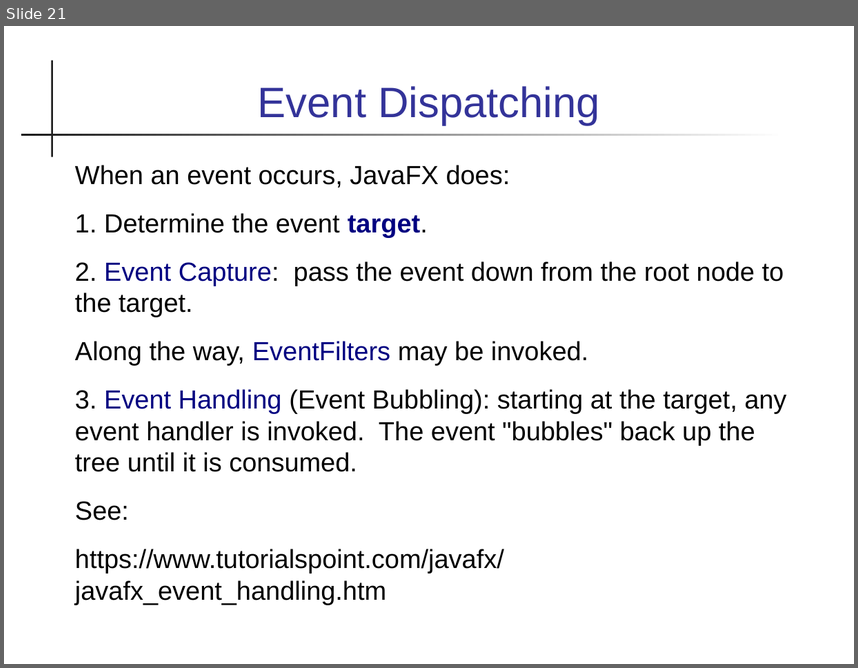
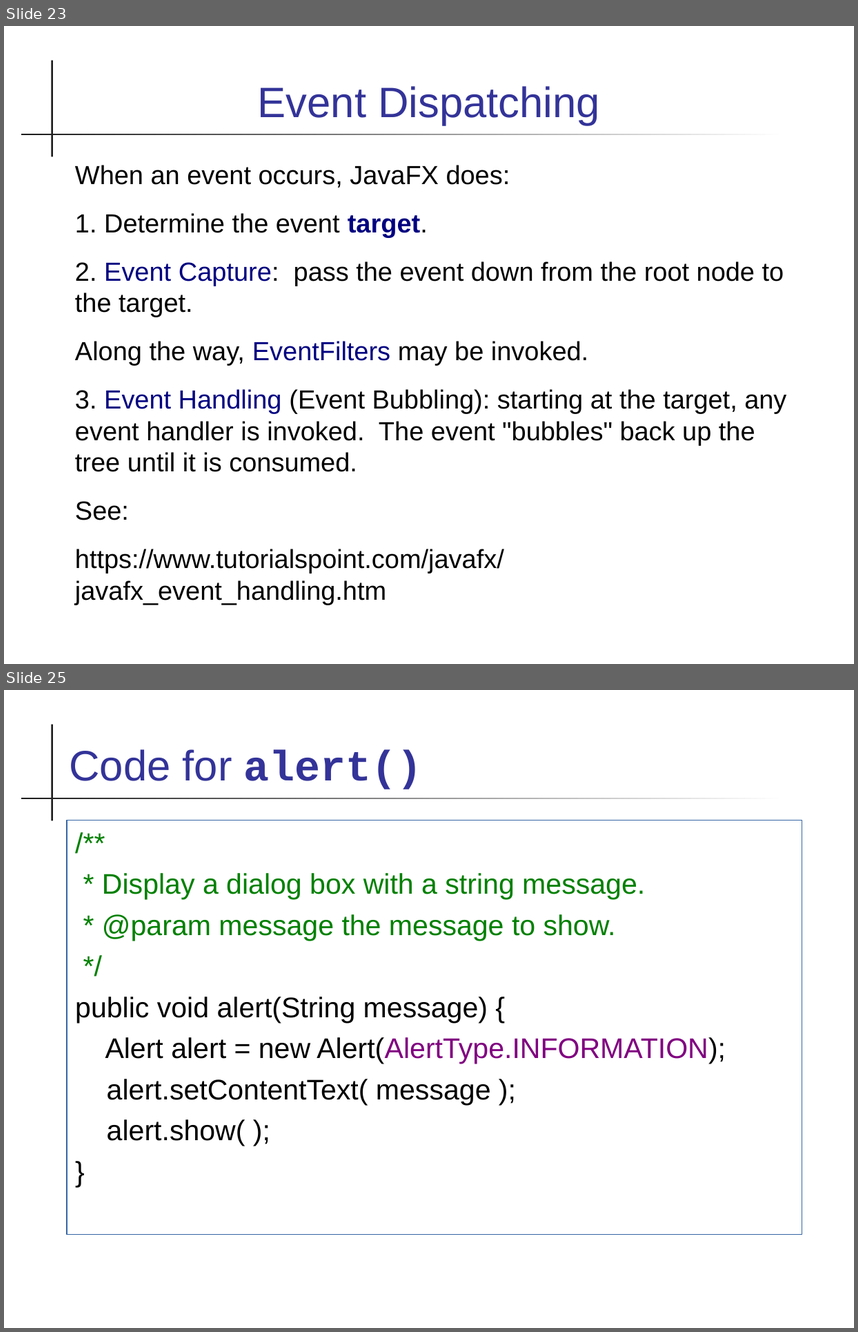
Before and after one commit to skeoop/skeoop.github.io, a slide deck: javafx/Event-Handling.ppt. Shown one above the other, each under a label of ours: slide 21 before the commit, slides 23 and 25 after it; the slides between them are not shown. The pictures are 858x668 and 858x1332 pixels, drawn with LibreOffice and Linux fonts; fonts in the diff are those of the drawing. Boxes give left, top, right and bottom in pixels: in the first picture for what was removed or moved away, otherwise in the second. Text is boxed around its words. In the diff, an @@ line names an element or a change of style, - is before the commit and + after.

```diff
--- a/javafx/Event-Handling.ppt
+++ b/javafx/Event-Handling.ppt
@@ slide 25 added at [4, 690, 854, 1328], background #FFFFFF; not listed: 2 template elements that a slide beside it also shows @@
@@ title added at [69, 749, 423, 789], 36 pt, text #333399 @@
+Code for alert()
@@ rectangle added at [67, 820, 802, 1234], outline #3465A4 0.74 pt, 24 pt, text #000000 @@
+/**
+* Display a dialog box with a string message.
+* @param message the message to show.
+*/
+public void alert(String message) {
+Alert alert = new Alert(AlertType.INFORMATION);
+alert.setContentText( message );
+alert.show( );
+}
@@ what was slide 21 is now slide 23 @@
```
Also in this commit, not shown: 5 slides changed, 2 other slides added, 1 other file.
